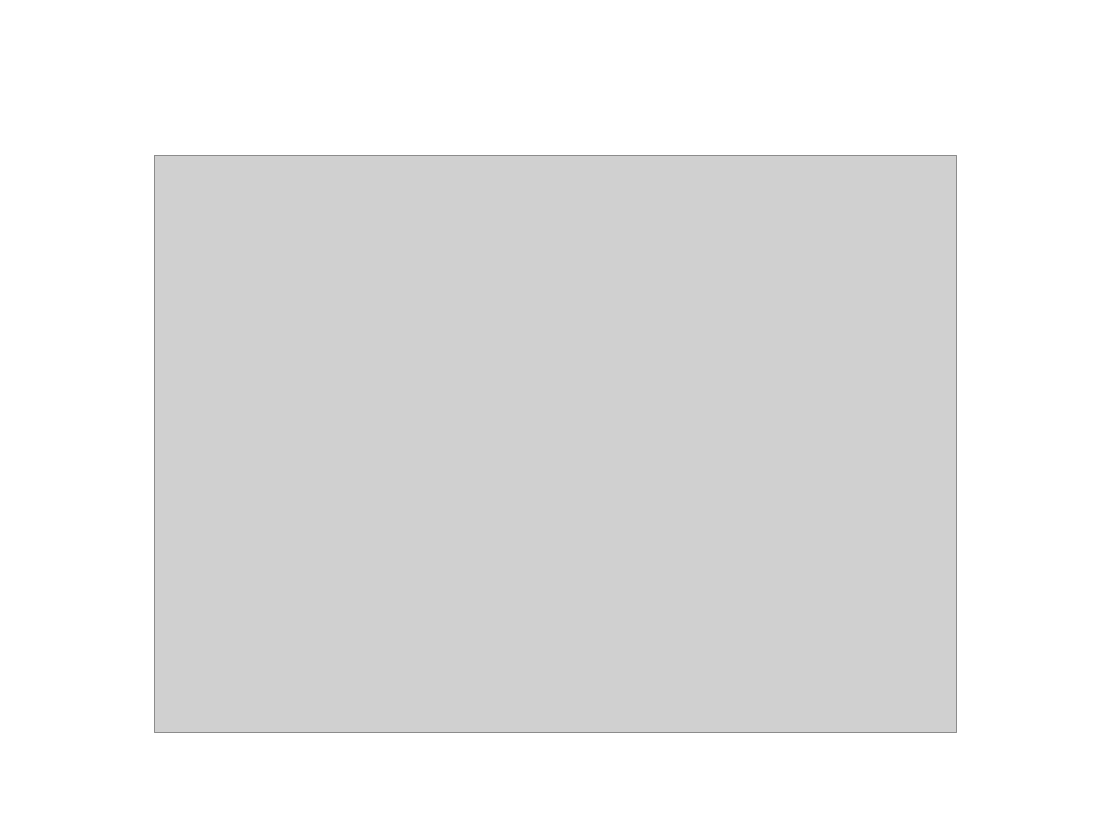
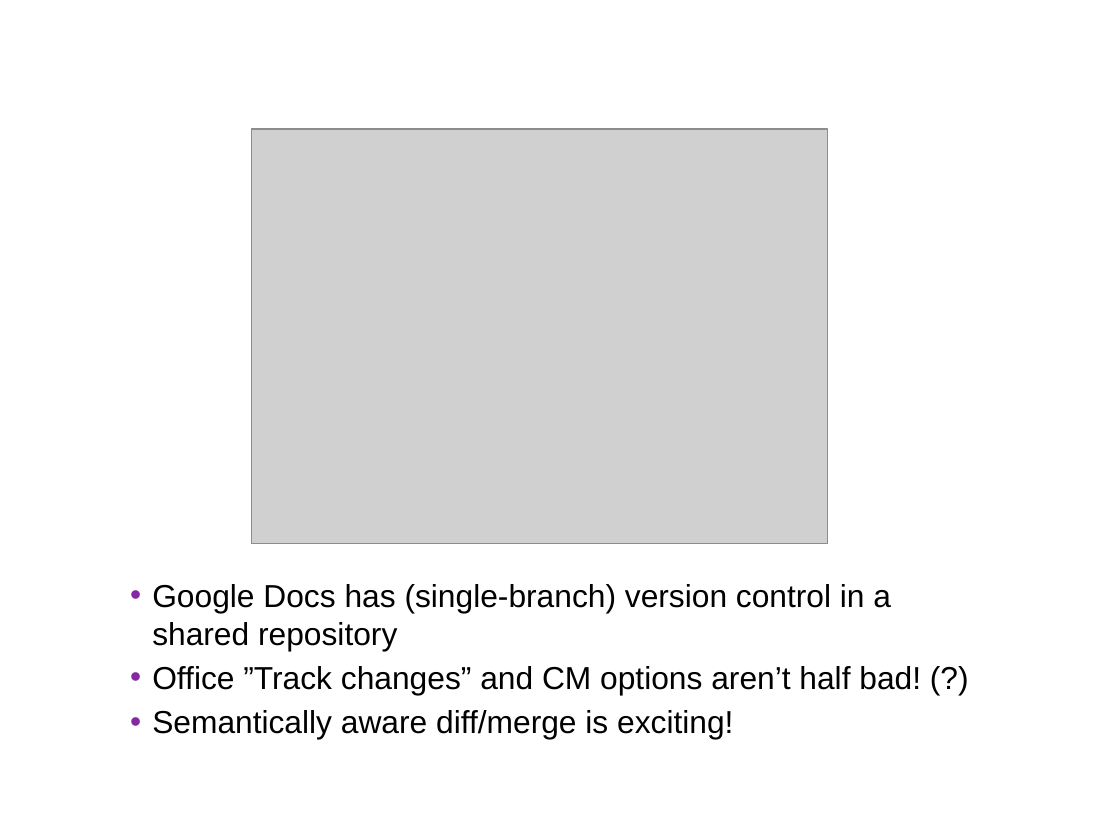
Before and after one commit to UncleCJ/hicollegegit, a slide deck: slide 5 of Intro_to_SCM_and_Git-presentation.pptm. Drawn at 1120x840 pixels with LibreOffice and Linux fonts; fonts in the diff are those of the drawing; grey boxes stand for pictures; background and template pictures are left out. Boxes give left, top, right and bottom in pixels: in the first picture for what was removed or moved away, otherwise in the second. Text is boxed around its words. In the diff, an @@ line names an element or a change of style, - is before the commit and + after.

```diff
--- a/Intro_to_SCM_and_Git-presentation.pptm
+++ b/Intro_to_SCM_and_Git-presentation.pptm
@@ picture: place and size @@
-picture at bbox=[155, 156, 958, 732]
+picture at bbox=[251, 129, 828, 543]
@@ text added at bbox=[152, 584, 921, 739], 20.4 pt, text #000000 @@
+• Google Docs has (single-branch) version control in a shared repository
+• Office ”Track changes” and CM options aren’t half bad! (?)
+• Semantically aware diff/merge is exciting!
```
Also in this commit, not shown: 9 other slides changed, 5 slides added.
